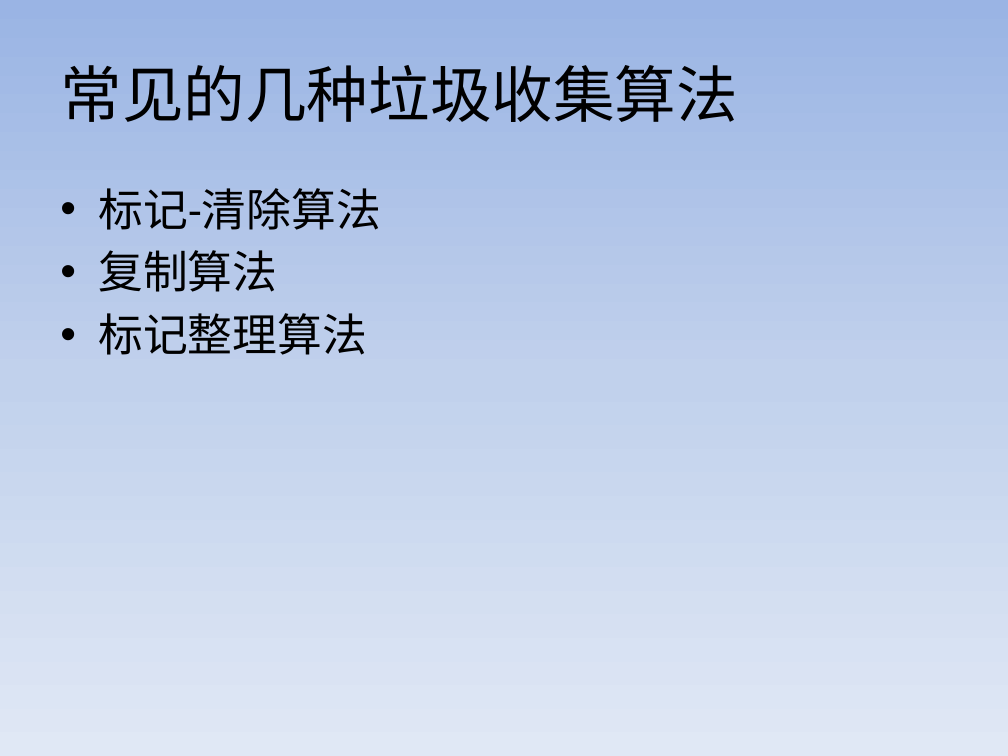
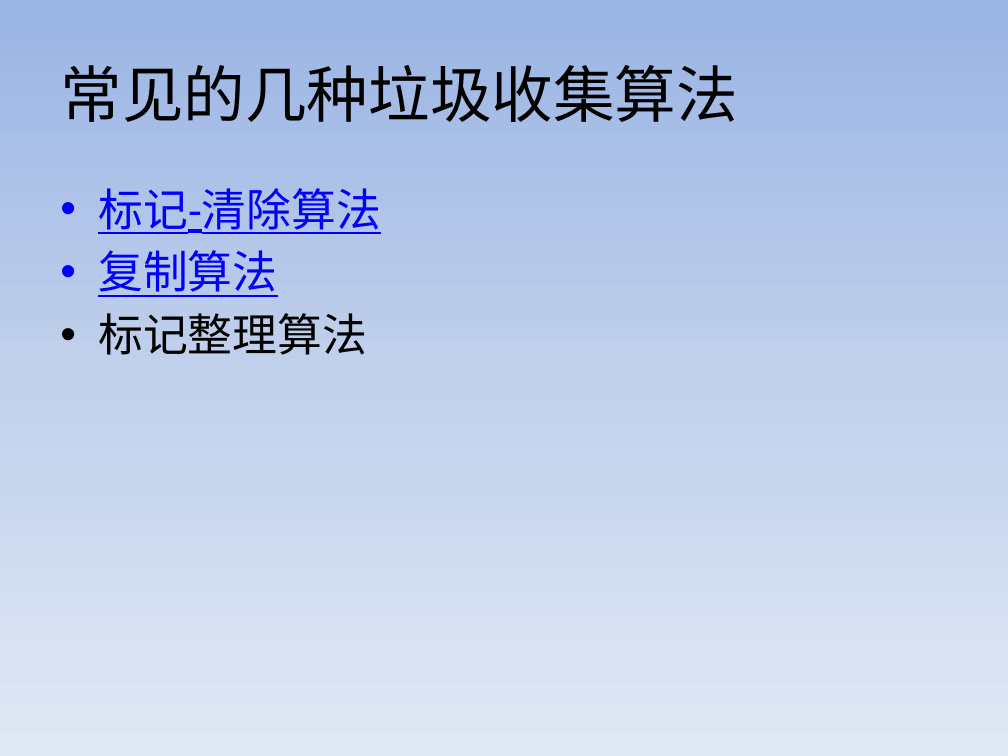
Before and after one commit to Aissue/myLearn, a slide deck: slide 3 of aboutGC/src/files/GC.pptx. Drawn at 1008x756 pixels with LibreOffice and Linux fonts; fonts in the diff are those of the drawing. Boxes give left, top, right and bottom in pixels: in the first picture for what was removed or moved away, otherwise in the second. Text is boxed around its words. In the diff, an @@ line names an element or a change of style, - is before the commit and + after.

```diff
--- a/aboutGC/src/files/GC.pptx
+++ b/aboutGC/src/files/GC.pptx
@@ text at box(98, 188, 381, 297): text colour #000000 to #0000FF, underline on in "标记-清除算法", "复制算法" @@
```
Also in this commit, not shown: 3 slides added, 1 other file.
